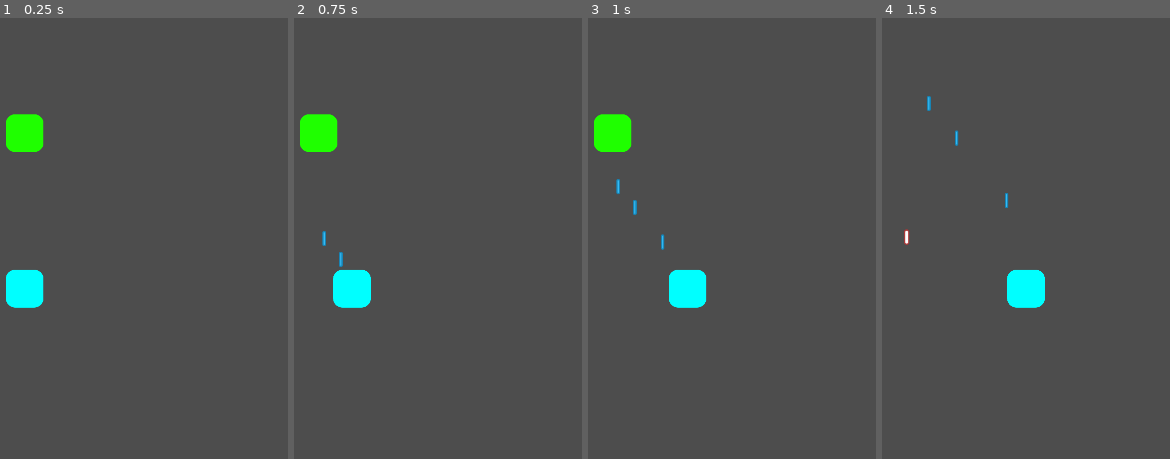
Above: before the commit, frames 1-4 (left to right).
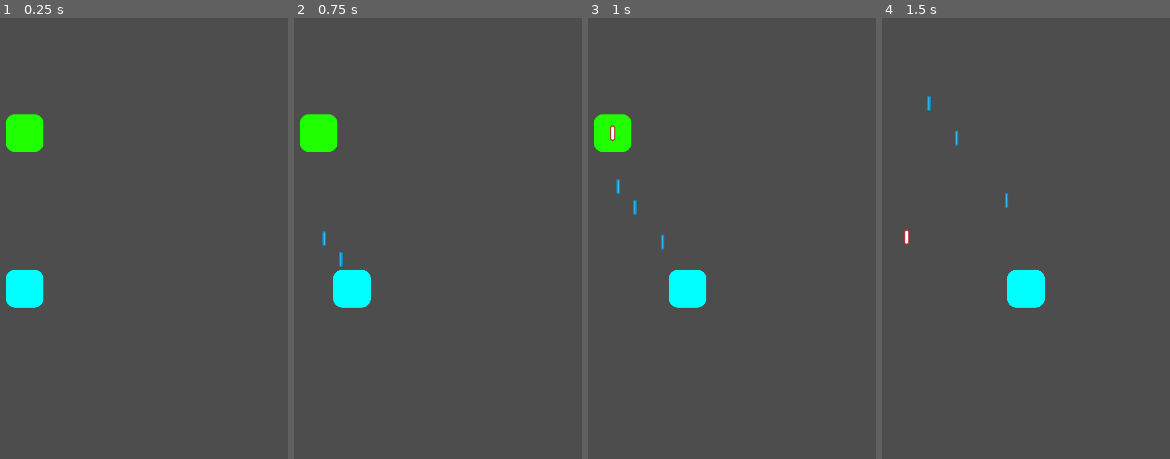
Above: after the commit, the same moments.

Repository: michael-j-coyne/space-defense
Game: Godot game, scene res://scenes/main.tscn
Two runs of this game, one before a commit and one after it. Both use one fixed random seed, a clock stepped at 60 frames per second and the inputs below.
Inputs (mouse positions are in pixels of both pictures, inside the frame that each line leads up to):
- Up to frame 1 (0.25 s): no input
- Up to frame 2 (0.75 s): tap Enter (ui_accept) at 0.5, 0.6 s; move the mouse to (outside the picture) at 0.52 s; hold Right (ui_right) from 0.53 s (still down); click (outside the picture) at 0.67 s
- Up to frame 3 (1 s): keep holding Right (ui_right); tap Enter (ui_accept) at 0.77 s
- Up to frame 4 (1.5 s): tap Enter (ui_accept) at 1.07 s; release Right (ui_right) at 1.25 s; drag from (948, 264) to (928, 150) at 1.27 s

Frames 1-2 are identical in both runs. In frame 3, less than 0.1% of the frame differs, in the area x 7-10%, y 24-28%; in frame 4, nothing differs.

Commit message:
Revert "Projectile appears below entity firing it"
This reverts commit 5a3d4dafc6e03a3a25cd66fdc0dc361c2a94147b.

Diff:
--- a/components/gun_component.gd
+++ b/components/gun_component.gd
@@ -13,7 +13,6 @@
 	projectile.speed = projectile_speed
 	projectile.direction = direction
 	projectile.global_position = global_position
-	projectile.z_index = -1
 
 	get_node("/root").add_child(projectile)
 
